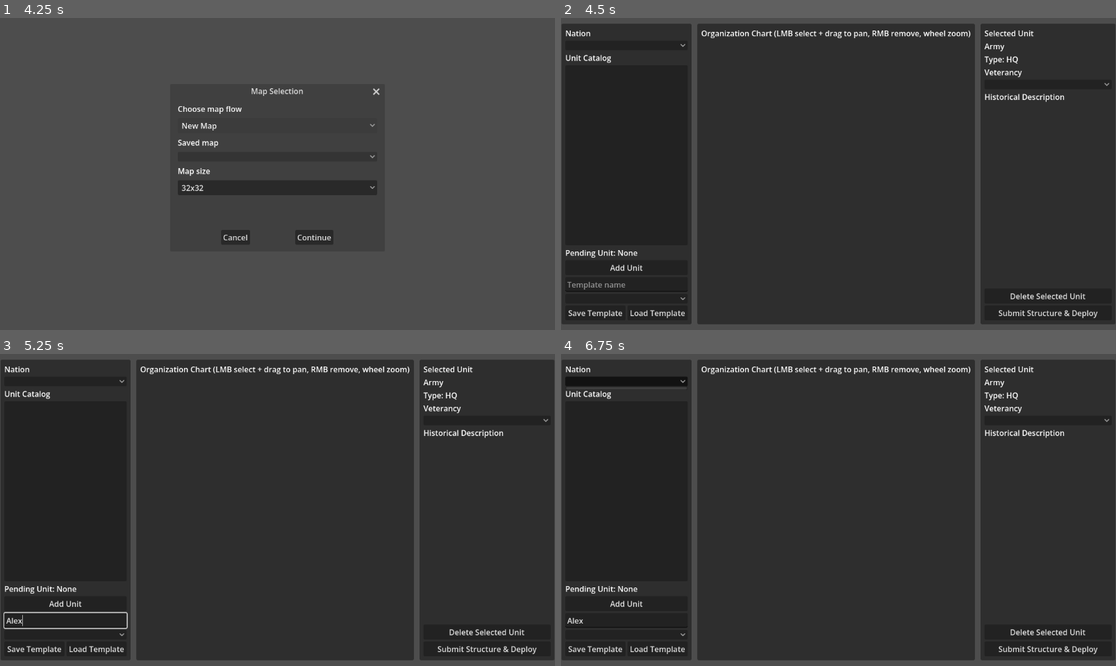
Above: before the commit, frames 1-4 (two rows, left to right).
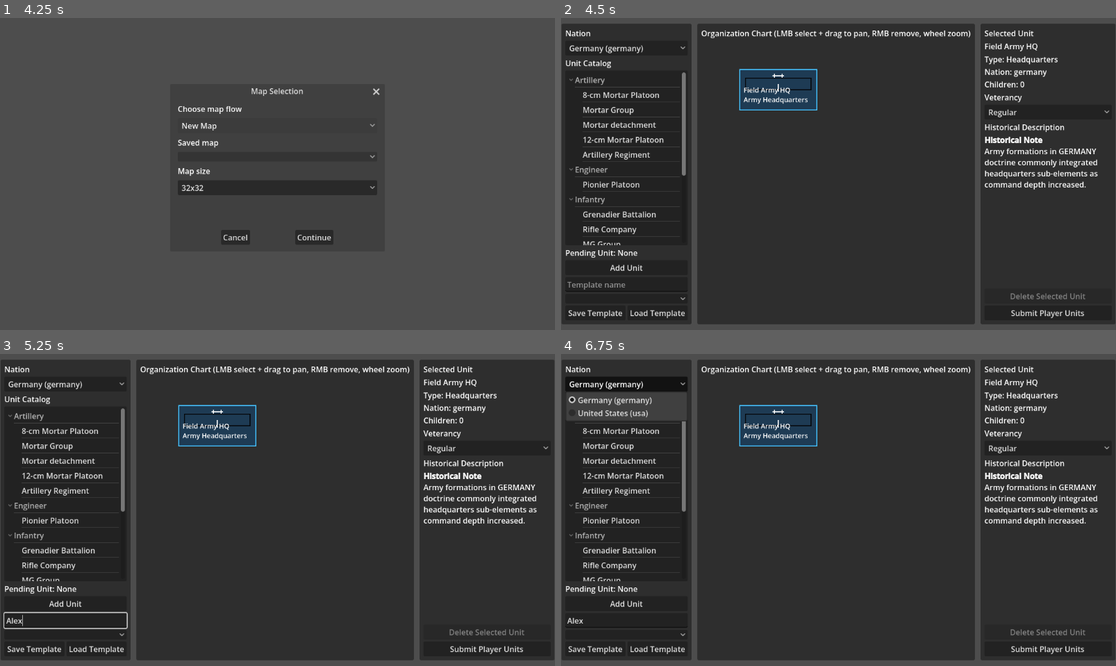
Above: after the commit, the same moments.

Repository: cpt-miche/Combat-Mission-Companion
Game: Godot game, scene res://scenes/Main.tscn
The game is run twice, just before and just after one commit, with the same random seed, the same clock (stepped at 60 frames per second) and the same inputs.
Inputs (mouse positions are in pixels of both pictures, inside the frame that each line leads up to; where the layout moved, square brackets give the same spot in the first picture):
- Up to frame 1 (4.25 s): click "Play" at 0.5 s; click "Play" at 1.25 s; click "Play as Germans" at 2 s; click "New Map" at 2.75 s; click "New Map" at 3.5 s
- Up to frame 2 (4.5 s): click "Continue" at 4.25 s
- Up to frame 3 (5.25 s): click (66, 619) at 5.02 s; type "Alex" at 5.1 s
- Up to frame 4 (6.75 s): click "Add Unit" at 5.75 s; click (627, 385) [627, 382] at 6.5 s

Frame 1 is identical in both runs. In frame 2, 6.0% of the frame differs, in the area x 0-99%, y 8-97%; in frame 3, 6.0%; in frame 4, 7.5%.
Error before the commit: Parse Error: Cannot infer the type of "callsign" variable because the value doesn't have a set type. (res://scripts/ui/division_builder/DivisionBuilderScreen.g…

Commit message:
Add dynamic nomenclature and auto HQ wrapping for battalion inserts

Diff:
--- a/scripts/ui/division_builder/DivisionBuilderScreen.gd
+++ b/scripts/ui/division_builder/DivisionBuilderScreen.gd
@@ -227,6 +227,7 @@
 
 	for i in range(top_level_count):
 		var candidate := _create_unit_from_template_tree(_pending_unit_data, nation, i + 1, top_level_count)
+		candidate = _wrap_candidate_with_required_hq(selected_parent, candidate, nation)
 		_apply_auto_variant_to_candidate(selected_parent, candidate)
 		var insertion_result := _insert_subtree_with_validation(selected_parent, candidate)
 		if not bool(insertion_result.get("ok", false)):
@@ -285,6 +286,28 @@
 	var base_template_id := _normalize_template_id(candidate.template_id)
 	var next_variant := _next_variant_index_for_parent(parent, base_template_id)
 	candidate.template_id = base_template_id if next_variant <= 1 else "%s_%d" % [base_template_id, next_variant]
+
+func _wrap_candidate_with_required_hq(parent: UnitModel, candidate: UnitModel, nation: String) -> UnitModel:
+	if parent == null or candidate == null:
+		return candidate
+	if candidate.size != UnitSize.Value.BATTALION:
+		return candidate
+
+	var required_echelons: Array[int] = []
+	if UnitSize.rank(parent.size) > UnitSize.rank(UnitSize.Value.DIVISION):
+		required_echelons.append(UnitSize.Value.DIVISION)
+	if UnitSize.rank(parent.size) > UnitSize.rank(UnitSize.Value.REGIMENT):
+		required_echelons.append(UnitSize.Value.REGIMENT)
+
+	var wrapped := candidate
+	for i in range(required_echelons.size() - 1, -1, -1):
+		var echelon_size := required_echelons[i]
+		var wrapper_template_id := "auto_hq_%s" % _serialize_unit_size(echelon_size).to_lower()
+		var wrapper := _create_unit(wrapper_template_id, nation, wrapped.type, echelon_size)
+		wrapper.children = [wrapped]
+		wrapped = wrapper
+
+	return wrapped
 
 func _next_variant_index_for_parent(parent: UnitModel, base_template_id: String) -> int:
 	var next_variant := 1
@@ -728,11 +751,10 @@
 				"short_name": "%s BN" % nth
 			}
 		UnitSize.Value.COMPANY:
-			var company_callsigns := ["Alpha", "Bravo", "Charlie", "Delta", "Echo", "Foxtrot", "Golf", "Hotel"]
-			var callsign := company_callsigns[(sibling_index - 1) % company_callsigns.size()]
+			var company_letter := _alphabet_designation(sibling_index)
 			return {
-				"display_name": "%s Company" % callsign,
-				"short_name": "%s Co" % callsign.substr(0, 1)
+				"display_name": "%s Company" % company_letter,
+				"short_name": "%s Co" % company_letter
 			}
 		UnitSize.Value.PLATOON:
 			return {
@@ -775,6 +797,15 @@
 				suffix = "rd"
 	return "%d%s" % [positive_value, suffix]
 
+func _alphabet_designation(value: int) -> String:
+	var index := maxi(value, 1)
+	var letters := ""
+	while index > 0:
+		var remainder := (index - 1) % 26
+		letters = char(65 + remainder) + letters
+		index = int((index - 1) / 26)
+	return letters
+
 func _next_id_from_tree(root: UnitModel) -> int:
 	return _collect_highest_id(root, 0) + 1
 
